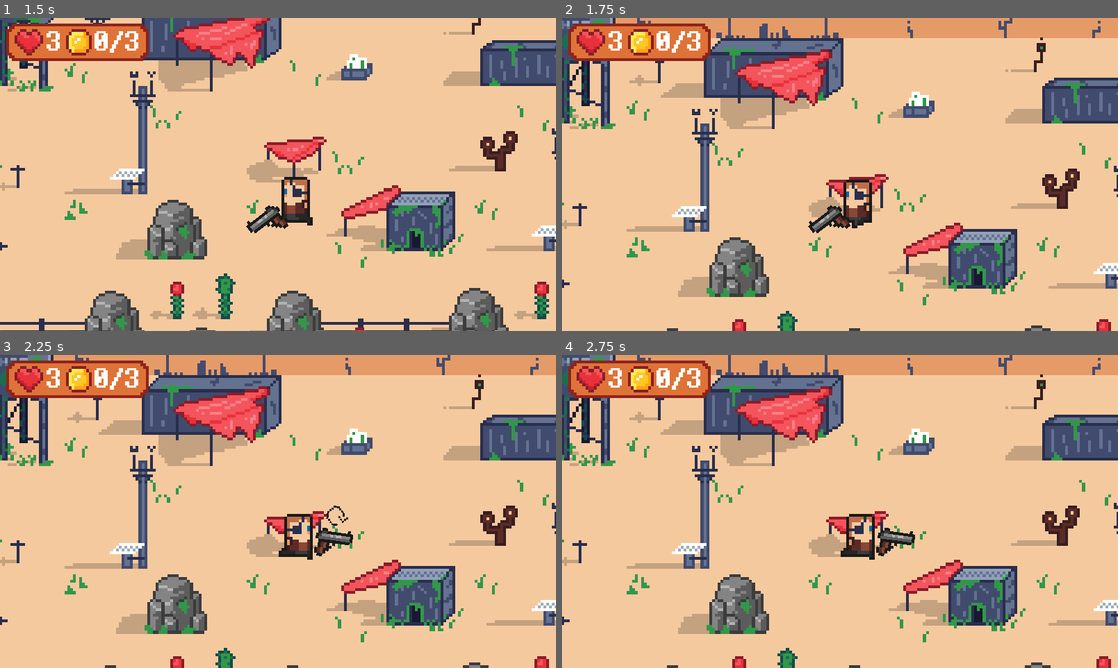
Above: before the commit, frames 1-4 (two rows, left to right).
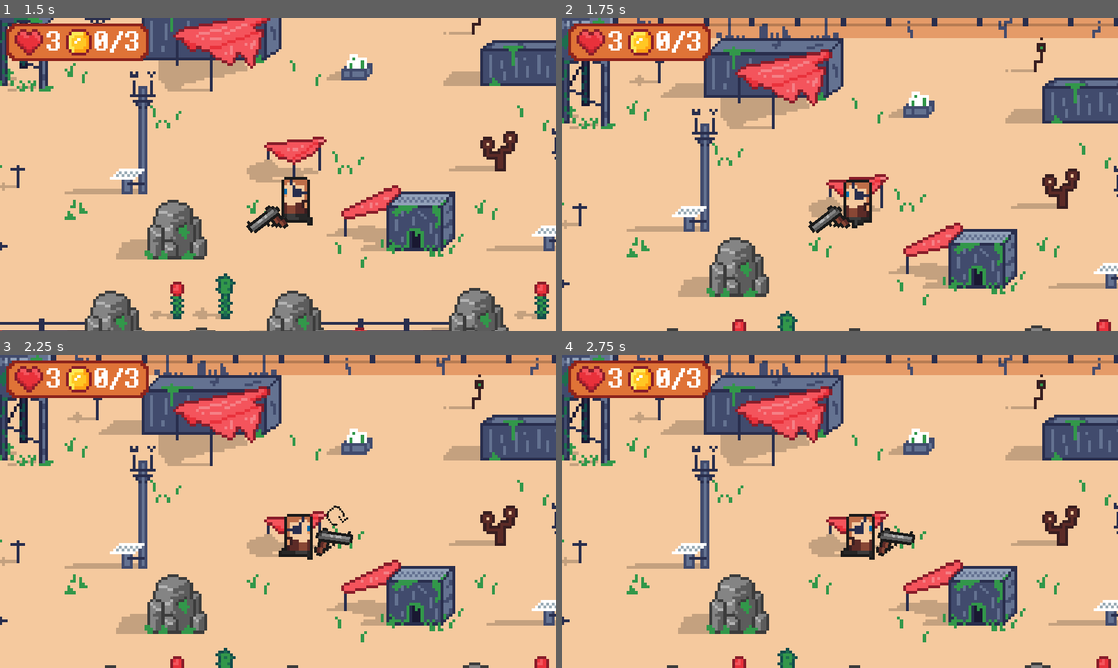
Above: after the commit, the same moments.

Repository: Sc222/rocket-scientist
Game: Godot game, scene res://MainMenu/MainMenu.tscn
The game is run twice, just before and just after one commit, with the same random seed, the same clock (stepped at 60 frames per second) and the same inputs.
Inputs (mouse positions are in pixels of both pictures, inside the frame that each line leads up to):
- Up to frame 1 (1.5 s): click "Играть" at 0.5 s; tap Enter at 1.25 s; move the mouse to (250, 237) at 1.27 s; hold W (player_up) from 1.28 s (still down); tap E (player_action) at 1.35 s
- Up to frame 2 (1.75 s): keep holding W (player_up)
- Up to frame 3 (2.25 s): keep holding W (player_up); move the mouse to (444, 558) at 2.02 s; click (444, 558) at 2.1 s
- Up to frame 4 (2.75 s): keep holding W (player_up)

Frame 1 is identical in both runs. In frame 2, 0.8% of the frame differs, in the area x 9-100%, y 0-3%; in frame 3, 0.8%; in frame 4, 0.8%.

Commit message:
stage resources: -fix invisible map borders error

Diff:
--- a/StageResources/StageResouces.tscn
+++ b/StageResources/StageResouces.tscn
@@ -57,8 +57,9 @@
 texture = ExtResource( 1 )
 centered = false
 
-[node name="TileMapInvisibleWalls" type="TileMap" parent="."]
-visible = false
+[node name="TileMapInvisibleWalls" type="TileMap" parent="." groups=[
+"background",
+]]
 position = Vector2( 5.96046e-08, 0 )
 z_as_relative = false
 tile_set = ExtResource( 4 )
